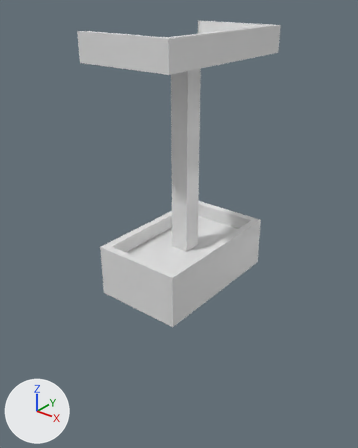
The FBX model Unity/WatcherUnity/Assets/Blender Objects/Misc Objects/Lift.fbx, before and after one commit.
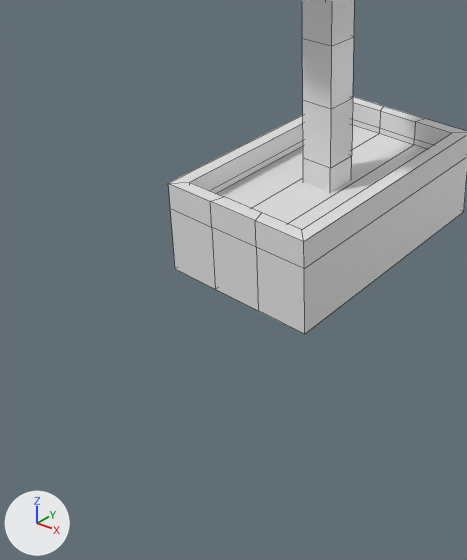
Old and new are each drawn whole from a 50 mm camera at (3.71, -4.76, 3.75) aimed at (-0.2, 0.12, 0.72) and again close up on the part from 3% to 72% of the width and 33% to 100% of the height. Every picture has the same lights, and +X, +Y and +Z are marked at lower left. The close-ups show mesh edges as thin lines. Where no turn or scale is listed for an object, it has been applied to the vertices.

The older version as bpy lines, for what is in view:
```python
me_cube = bpy.data.meshes.new('Cube')
me_cube.from_pydata(...)  # 48 vertices, 46 faces; spans x -0.6..0.6, y -1.0..1.0, z -1.0..-0.3
# faces by material slot: [20, 26]
me_cube.materials.append(mat_material)  # white #e7e7e7
me_cube.materials.append(mat_highlights)  # white #e7e7e7
me_cube_001 = bpy.data.meshes.new('Cube.001')
me_cube_001.from_pydata(...)  # 48 vertices, 46 faces; spans x -0.62..0.62, y -1.08..1.04, z -0.76..2.3
# faces by material slot: [28, 18]
me_cube_001.materials.append(mat_material)  # white #e7e7e7
me_cube_001.materials.append(mat_highlights)  # white #e7e7e7
ob_base = bpy.data.objects.new('Base', me_cube)
ob_base.location = (0.0, 0.0, 1.0)
ob_top = bpy.data.objects.new('Top', me_cube_001)
ob_top.location = (0.0, 0.02, 1.0)
```
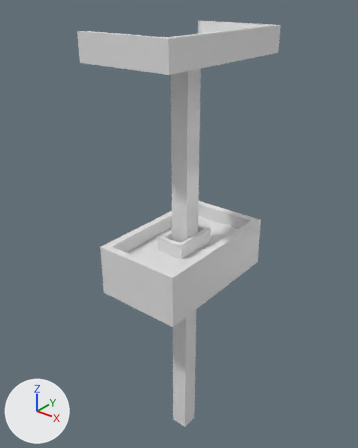
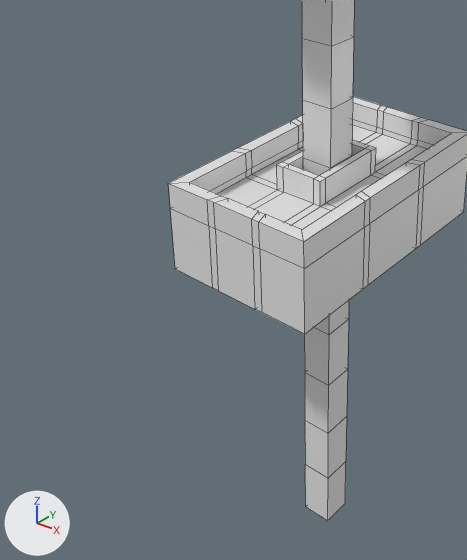
What changed in the scene script:
```text
Change me_cube:
    used by ob_base; location = (0.0, 0.0, 1.0)
    remove me_cube.from_pydata(...)  # 48 vertices, 46 faces; spans x -0.6..0.6, y -1.0..1.0, z -1.0..-0.3
    add me_cube.from_pydata(...)  # 168 vertices, 166 faces; spans x -0.6..0.6, y -1.0..1.0, z -1.0..-0.3
    me_cube part 2: 24 vertices removed from x -0.2..0.2, y -1.0..1.0, z -1.0..-0.3; 144 vertices added at x -0.6..0.6, y -1.0..1.0, z -1.0..-0.3
Change me_cube_001:
    used by ob_top; location = (0.0, 0.02, 1.0)
    remove me_cube_001.from_pydata(...)  # 48 vertices, 46 faces; spans x -0.62..0.62, y -1.08..1.04, z -0.76..2.3
    add me_cube_001.from_pydata(...)  # 72 vertices, 70 faces; spans x -0.62..0.62, y -1.08..1.04, z -3.76..2.3
    me_cube_001 part 1
    1 face is deleted
    24 vertices are added at x -0.12..0.12, y -0.15..0.1, z -3.76..-1.26
    13 new faces join them, mat_material (white #e7e7e7)
    12 new faces join them, mat_highlights (white #e7e7e7)
```

Location of each change, [x1, y1, x2, y2] in pixels of the close-ups (467 x 560 px):
'Top', reshaped
    before: [302, 0, 354, 192]
    after: [302, 0, 354, 521]
part 1 of me_cube_001, built on
    after: [304, 300, 349, 521]
part 2 of me_cube, built on
    both: [170, 104, 467, 334]
